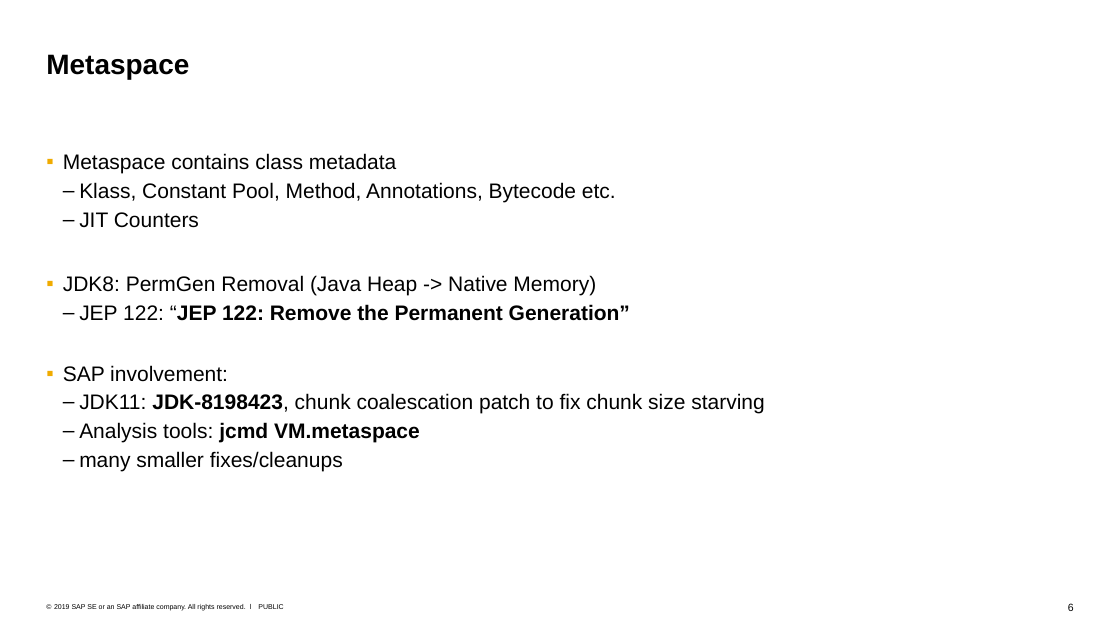
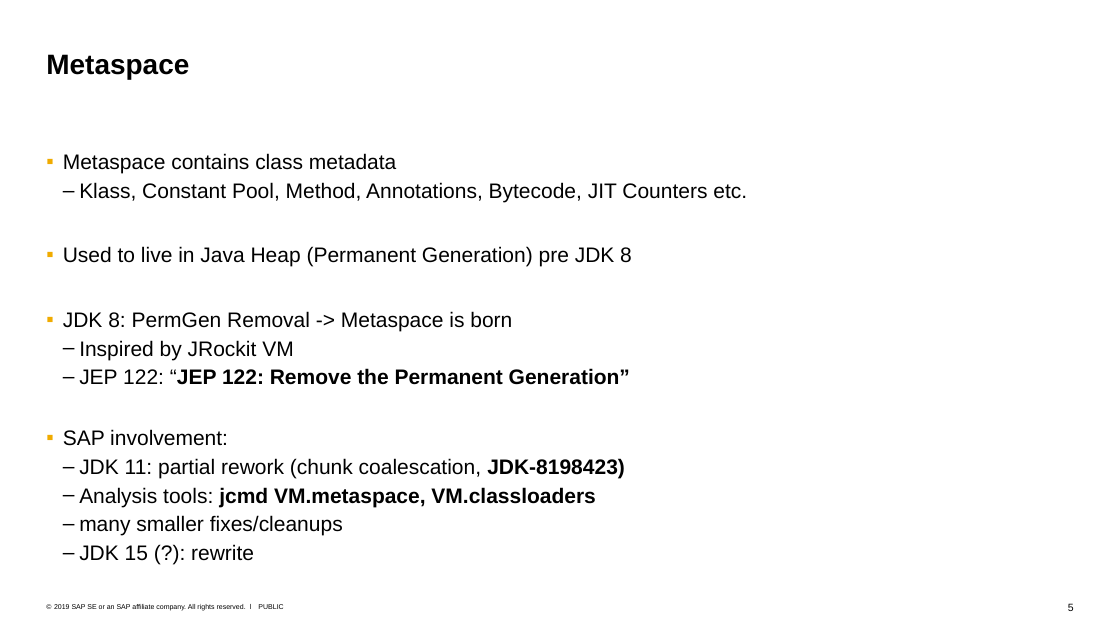
Before and after one commit to tstuefe/talk-fosdem20, a slide deck: slide 5 of fosdem20-taming-metaspace.pptx (slide 6 before the commit). Drawn at 1120x630 pixels with LibreOffice and Linux fonts; fonts in the diff are those of the drawing. Boxes give left, top, right and bottom in pixels: in the first picture for what was removed or moved away, otherwise in the second. Text is boxed around its words. In the diff, an @@ line names an element or a change of style, - is before the commit and + after.

```diff
--- a/fosdem20-taming-metaspace.pptx
+++ b/fosdem20-taming-metaspace.pptx
@@ text at box(63, 182, 747, 360): text changed @@
-    – Klass, Constant Pool, Method, Annotations, Bytecode etc.
-    – JIT Counters
-  ▪ JDK8: PermGen Removal (Java Heap -> Native Memory)
+    – Klass, Constant Pool, Method, Annotations, Bytecode, JIT Counters etc.
+  ▪ Used to live in Java Heap (Permanent Generation) pre JDK 8
+  ▪ JDK 8: PermGen Removal -> Metaspace is born
+    – Inspired by JRockit VM
@@ text at box(79, 458, 625, 507): text changed @@
-    – JDK11: JDK-8198423, chunk coalescation patch to fix chunk size starving
-    – Analysis tools: jcmd VM.metaspace
+    – JDK 11: partial rework (chunk coalescation, JDK-8198423)
+    – Analysis tools: jcmd VM.metaspace, VM.classloaders
@@ text at box(79, 544, 254, 561): paragraph added @@
+    – JDK 15 (?): rewrite
@@ page number at box(1068, 603, 1074, 611): text changed @@
-6
+5
```
Also in this commit, not shown: 9 other slides changed, 3 slides added, 1 slide removed, 1 other file.
